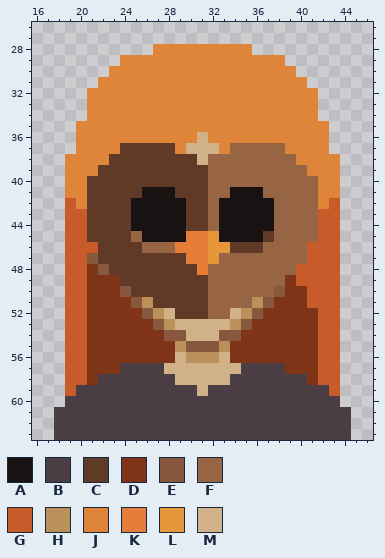
One commit to this pixel-art file: pixel art/buho.aseprite. The first picture shows the starting point.
64x64 pixels, 1 frame. Shown: x 16..46, y 26..63.
Palette (. is transparent): A #181212  B #4b3d44  C #603a27  D #803417  E #87583e  F #976543  G #c75c2a  H #ba9158  J #df8539  K #e67d39  L #e69739  M #d1b187
The result:
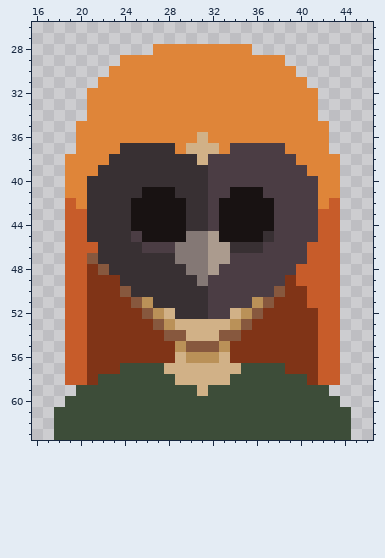
Edits made:
colour B: #4b3d44 -> #3d4d39
colour C: #603a27 -> #383033
colour F: #976543 -> #4b3d44
colour K: #e67d39 -> #847875
colour L: #e69739 -> #ab9b8e
Layers "Layer 4 Copy", "Layer 5":
y 47: x 29 C -> K; x 33 F -> L
y 48: x 30 C -> K; x 32 F -> L
y 49: x 31 C -> K
y 59: x 19 G -> .; x 43 G -> .
Where, in picture pixels (left, top, right, bottom), the same in both pictures:
changed: (87, 143, 318, 319)
changed: (54, 363, 351, 440)
